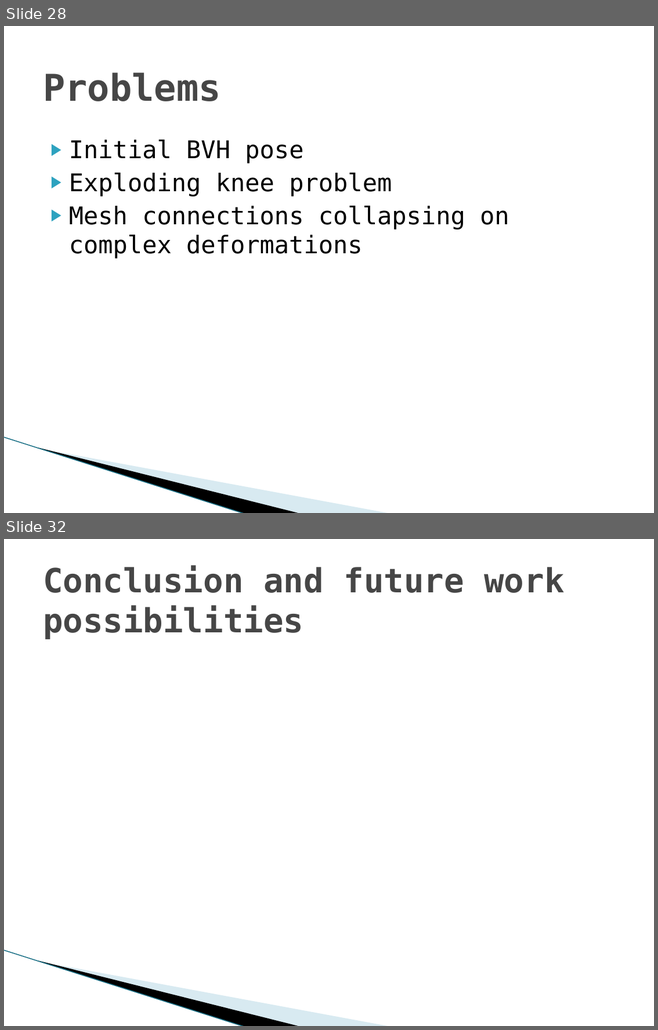
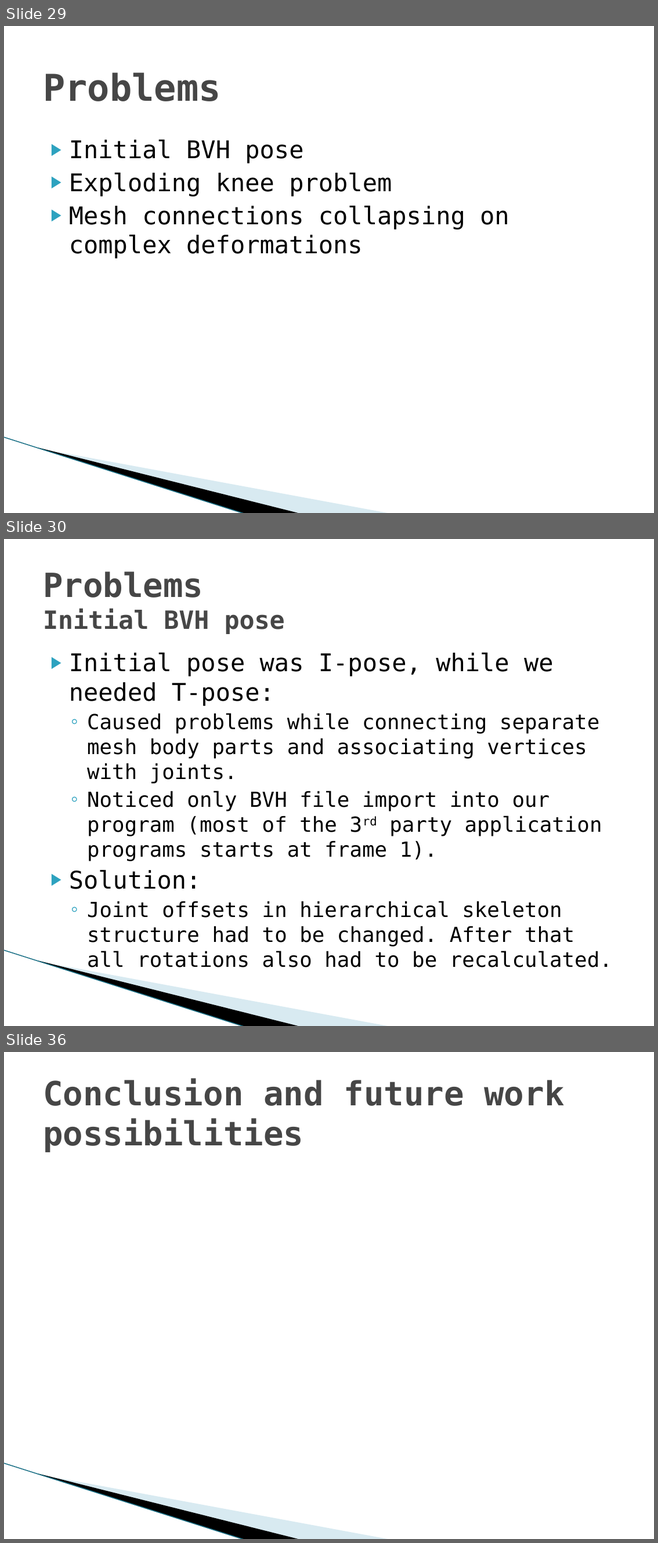
Before and after one commit to hobama/cvg01, a slide deck: docs/Presentation/Presentation.pptx. Shown one above the other, each under a label of ours: slides 28 and 32 before the commit, slides 29, 30 and 36 after it; the slides between them are not shown. The pictures are 658x1030 and 658x1543 pixels, drawn with LibreOffice and Linux fonts; fonts in the diff are those of the drawing; background and template pictures are left out. Boxes give left, top, right and bottom in pixels: in the first picture for what was removed or moved away, otherwise in the second. Text is boxed around its words. In the diff, an @@ line names an element or a change of style, - is before the commit and + after.

```diff
--- a/docs/Presentation/Presentation.pptx
+++ b/docs/Presentation/Presentation.pptx
@@ slide 30 added at <box>4,539,654,1026</box>, background #FFFFFF; not listed: 3 template elements that a slide beside it also shows @@
@@ title added at <box>43,571,285,634</box>, 27.9 pt, text #464646, bold @@
+Problems
+Initial BVH pose
@@ text added at <box>69,653,612,968</box>, 23 pt, text #000000 @@
+▶ Initial pose was I-pose, while we needed T-pose:
+  ◦ Caused problems while connecting separate mesh body parts and associating vertices with joints.
+  ◦ Noticed only BVH file import into our program (most of the 3rd party application programs starts at frame 1).
+▶ Solution:
+  ◦ Joint offsets in hierarchical skeleton structure had to be changed. After that all rotations also had to be recalculated.
@@ what was slide 28 is now slide 29 @@
@@ what was slide 32 is now slide 36 @@
```
Also in this commit, not shown: 7 slides changed, 3 other slides added.
